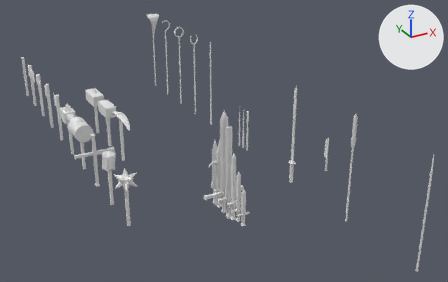
The Blender file resources/meshes/weapons.blend as it was, and as the next commit left it.
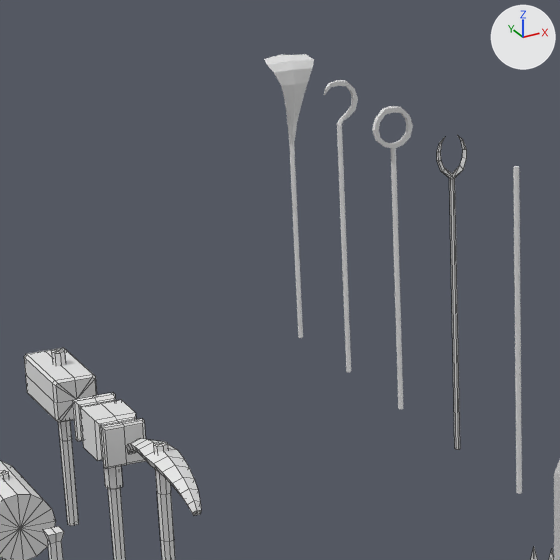
Old and new are each drawn whole from a 50 mm lens placed at (-2.79, -6.26, 3.23), pointed at (0.55, -0.2, 0.2) and again close up on the part from 18% to 49% of the width and 0% to 50% of the height. Arrows for +X, +Y and +Z are at upper right; the lights stay in place. The close-ups show mesh edges as thin lines.

In view in the first close-up: 'forgeHammer01', 'forgeHammer02', 'mallet01', 'pickaxe01', 'staff01', 'staff02', 'staff03', 'staff04', 'staff05'.
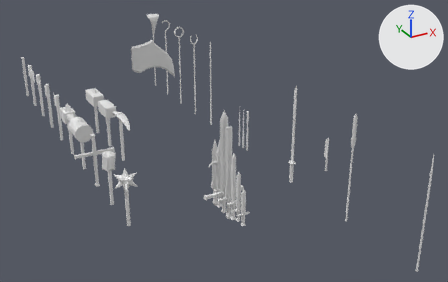
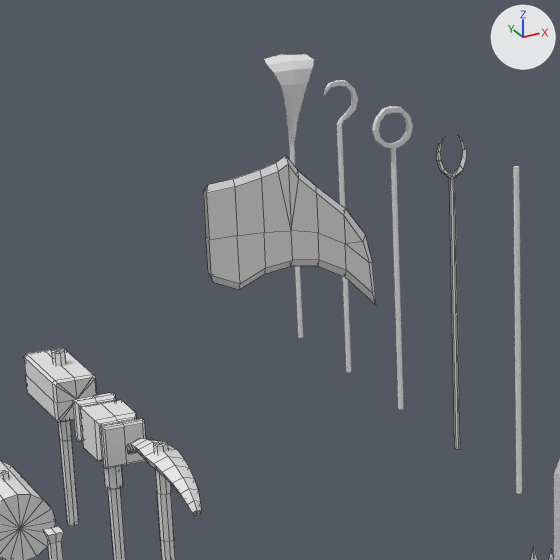
Changed parts and their boxes (x1, y1, x2, y2) in the close-ups (560 x 560 px):
'scythe03', added
    after: (203, 155, 376, 305)

What changed in the scene script:
```text
Add me_scythe03:
    me_scythe03.from_pydata(...)  # 63 vertices, 62 faces; spans x 0.005..0.257, y -0.007..0.007, z 0.569..0.808
    me_scythe03.polygons.foreach_set('use_smooth', [True] * 62)
Add ob_scythe03:
    ob_scythe03 = bpy.data.objects.new('scythe03', me_scythe03)
    ob_scythe03.location = (-0.5, 0.0, -0.103)
    ob_scythe03.scale = (2.0, 2.0, 2.0)
```
